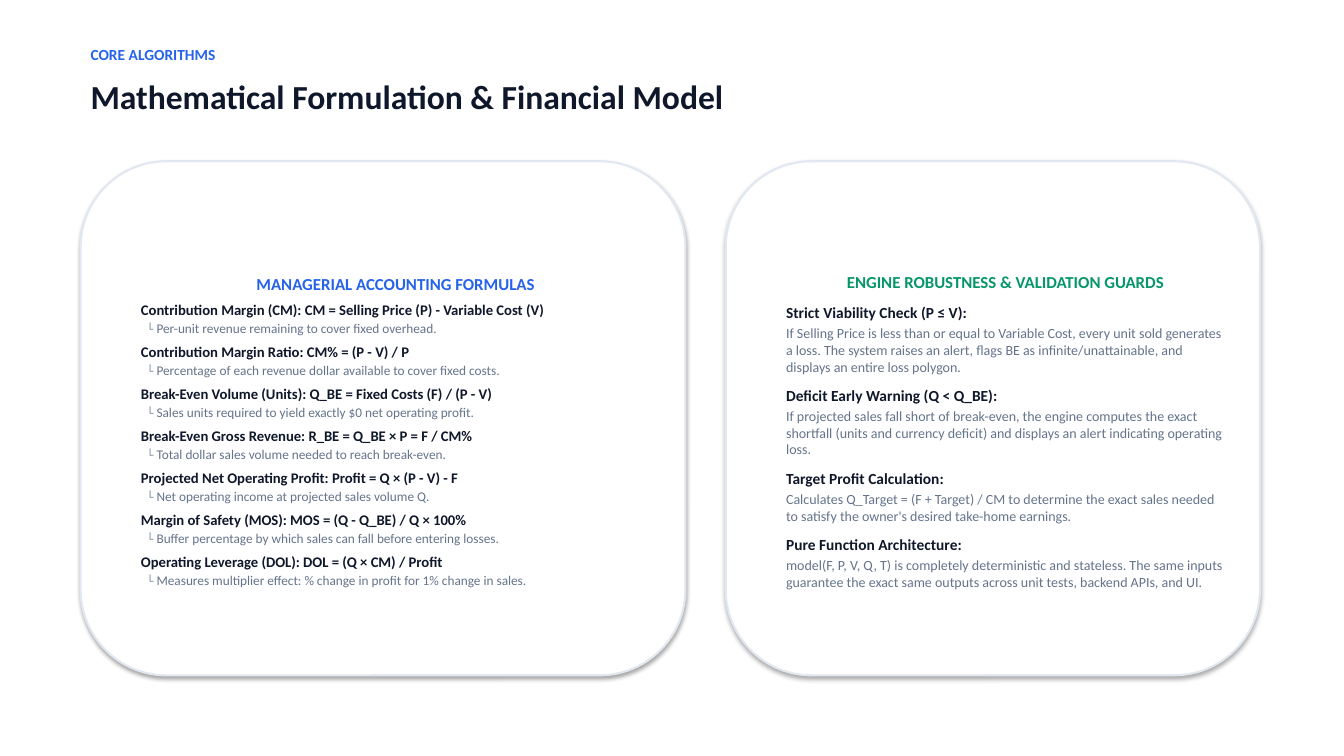
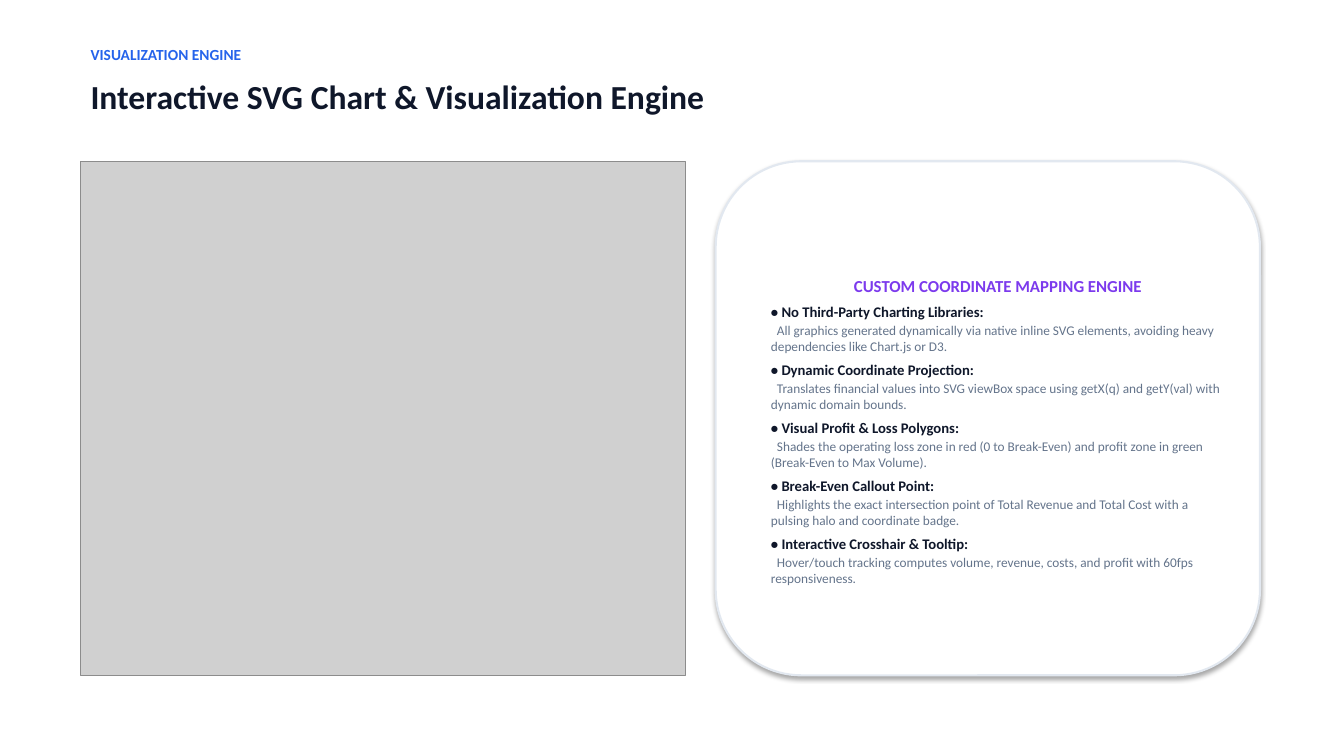
Before and after one commit to arjun2007arush2011-max/break_even_point, a slide deck: slide 4 of Break-Even-Project-Presentation.pptx. Drawn at 1344x756 pixels with LibreOffice and Linux fonts; fonts in the diff are those of the drawing; grey boxes stand for pictures. Boxes give left, top, right and bottom in pixels: in the first picture for what was removed or moved away, otherwise in the second. Text is boxed around its words. In the diff, an @@ line names an element or a change of style, - is before the commit and + after.

Commit message:
Update PPTX and PDF presentations with embedded screenshots, dedicated frontend and backend architecture slides

```diff
--- a/Break-Even-Project-Presentation.pptx
+++ b/Break-Even-Project-Presentation.pptx
@@ text at <box>91,50,241,60</box>: text changed @@
-CORE ALGORITHMS
+VISUALIZATION ENGINE
@@ text at <box>91,85,704,115</box>: text changed @@
-Mathematical Formulation & Financial Model
+Interactive SVG Chart & Visualization Engine
@@ rounded rectangle removed at <box>81,161,686,676</box> @@
-MANAGERIAL ACCOUNTING FORMULAS
-Contribution Margin (CM): CM = Selling Price (P) - Variable Cost (V)
-└ Per-unit revenue remaining to cover fixed overhead.
-Contribution Margin Ratio: CM% = (P - V) / P
-└ Percentage of each revenue dollar available to cover fixed costs.
-Break-Even Volume (Units): Q_BE = Fixed Costs (F) / (P - V)
-└ Sales units required to yield exactly $0 net operating profit.
-Break-Even Gross Revenue: R_BE = Q_BE × P = F / CM%
-└ Total dollar sales volume needed to reach break-even.
-Projected Net Operating Profit: Profit = Q × (P - V) - F
-└ Net operating income at projected sales volume Q.
-Margin of Safety (MOS): MOS = (Q - Q_BE) / Q × 100%
-└ Buffer percentage by which sales can fall before entering losses.
-Operating Leverage (DOL): DOL = (Q × CM) / Profit
-└ Measures multiplier effect: % change in profit for 1% change in sales.
@@ picture added at <box>81,161,686,676</box> @@
@@ rounded rectangle "CUSTOM COORDINATE MAPPING ENGINE": place and size @@
-rounded rectangle "CUSTOM COORDINATE MAPPING ENGINE" at <box>726,161,1260,676</box>
+rounded rectangle "CUSTOM COORDINATE MAPPING ENGINE" at <box>716,161,1260,676</box>
@@ text in rounded rectangle at <box>771,281,1220,585</box>: text changed; size 10 to 9.5 pt @@
-ENGINE ROBUSTNESS & VALIDATION GUARDS
-Strict Viability Check (P ≤ V):
-If Selling Price is less than or equal to Variable Cost, every unit sold generates a loss. The system raises an alert, flags BE as infinite/unattainable, and displays an entire loss polygon.
-Deficit Early Warning (Q < Q_BE):
-If projected sales fall short of break-even, the engine computes the exact shortfall (units and currency deficit) and displays an alert indicating operating loss.
-Target Profit Calculation:
-Calculates Q_Target = (F + Target) / CM to determine the exact sales needed to satisfy the owner's desired take-home earnings.
-Pure Function Architecture:
-model(F, P, V, Q, T) is completely deterministic and stateless. The same inputs guarantee the exact same outputs across unit tests, backend APIs, and UI.
+CUSTOM COORDINATE MAPPING ENGINE
+• No Third-Party Charting Libraries:
+All graphics generated dynamically via native inline SVG elements, avoiding heavy dependencies like Chart.js or D3.
+• Dynamic Coordinate Projection:
+Translates financial values into SVG viewBox space using getX(q) and getY(val) with dynamic domain bounds.
+• Visual Profit & Loss Polygons:
+Shades the operating loss zone in red (0 to Break-Even) and profit zone in green (Break-Even to Max Volume).
+• Break-Even Callout Point:
+Highlights the exact intersection point of Total Revenue and Total Cost with a pulsing halo and coordinate badge.
+• Interactive Crosshair & Tooltip:
+Hover/touch tracking computes volume, revenue, costs, and profit with 60fps responsiveness.
```
Also in this commit, not shown: 4 other slides changed, 2 slides added, 2 slides removed, 5 other files.
